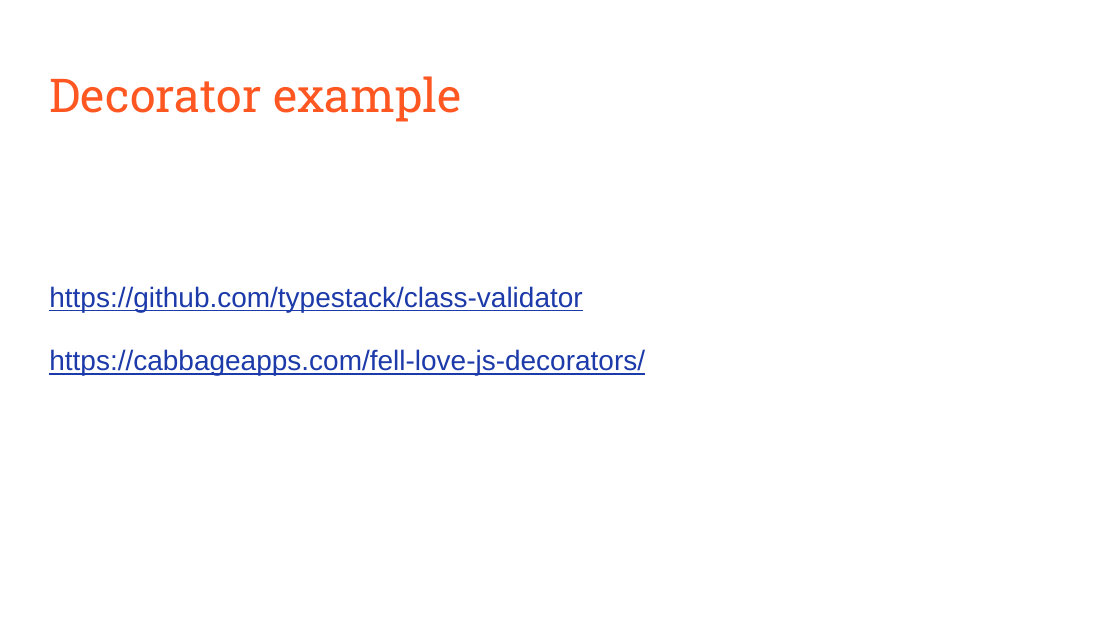
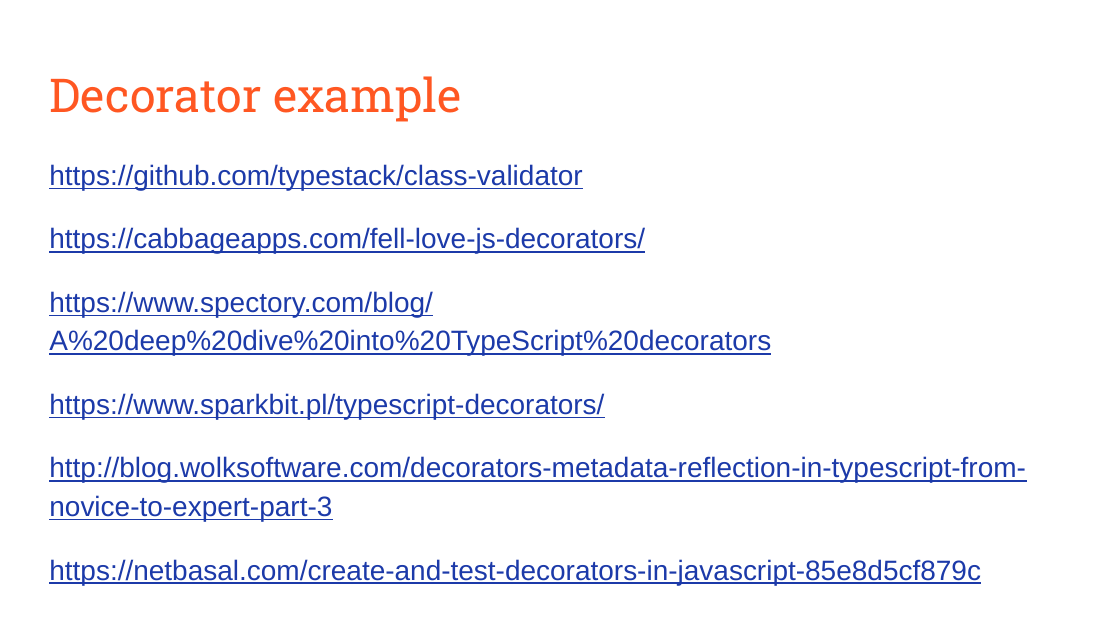
Before and after one commit to P5CHI-Web-Academy/Prezentari-2018, a slide deck: slide 19 of Angular/04. TypeScript/4.TS - deep dive.pptx. Drawn at 1120x630 pixels with LibreOffice and Linux fonts; fonts in the diff are those of the drawing. Boxes give left, top, right and bottom in pixels: in the first picture for what was removed or moved away, otherwise in the second. Text is boxed around its words. In the diff, an @@ line names an element or a change of style, - is before the commit and + after.

Commit message:
Updated presentation 4 . Typescript

```diff
--- a/Angular/04. TypeScript/4.TS - deep dive.pptx
+++ b/Angular/04. TypeScript/4.TS - deep dive.pptx
@@ text at <box>49,164,645,254</box>: less space between paragraphs @@
@@ text at <box>49,291,1026,585</box>: paragraphs added @@
+https://www.spectory.com/blog/A%20deep%20dive%20into%20TypeScript%20decorators
+https://www.sparkbit.pl/typescript-decorators/
+http://blog.wolksoftware.com/decorators-metadata-reflection-in-typescript-from-novice-to-expert-part-3
+https://netbasal.com/create-and-test-decorators-in-javascript-85e8d5cf879c
```
Also in this commit, not shown: 4 other files.
